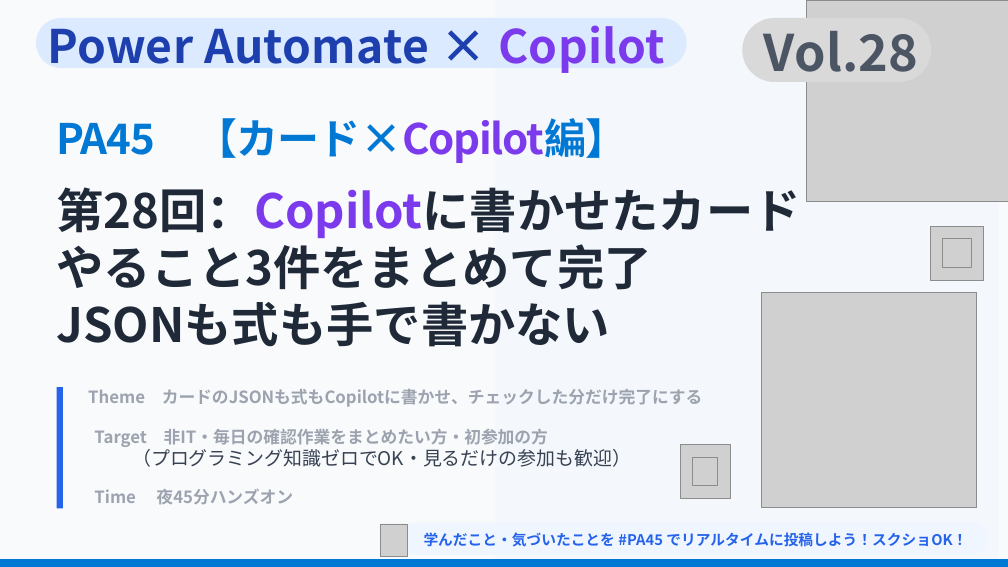
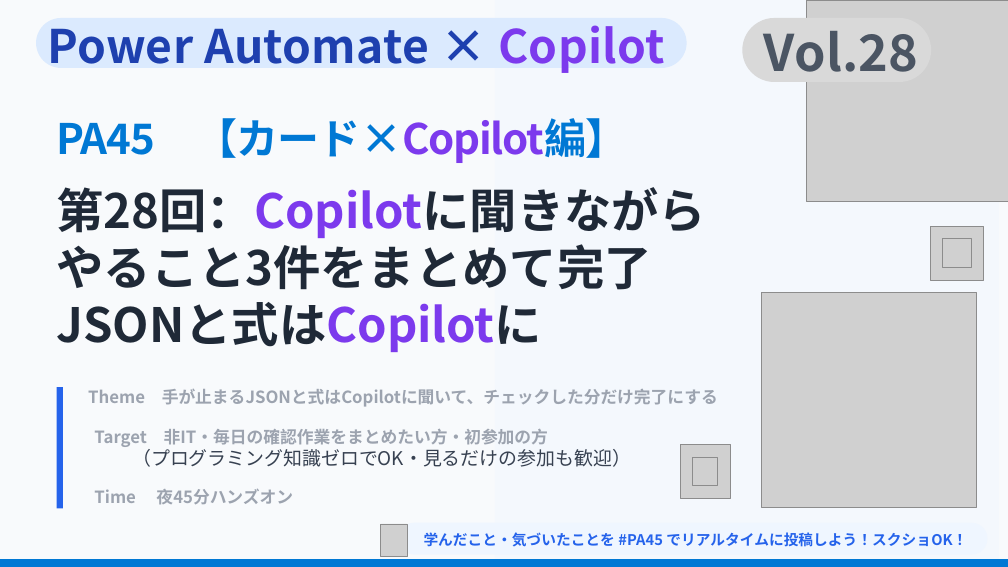
Before and after one commit to Haru-PowerPlatform/pa45, a slide deck: slide 2 of assets/connpass-eyecatch/P028_eyecatch_temp.pptx. Drawn at 1008x567 pixels with LibreOffice and Linux fonts; fonts in the diff are those of the drawing; grey boxes stand for pictures; background and template pictures are left out. Boxes give left, top, right and bottom in pixels: in the first picture for what was removed or moved away, otherwise in the second. Text is boxed around its words. In the diff, an @@ line names an element or a change of style, - is before the commit and + after.

```diff
--- a/assets/connpass-eyecatch/P028_eyecatch_temp.pptx
+++ b/assets/connpass-eyecatch/P028_eyecatch_temp.pptx
@@ text at (x1=57, y1=187, x2=706, y2=238): text changed @@
-第28回：Copilotに書かせたカード
+第28回：Copilotに聞きながら
@@ text at (x1=57, y1=302, x2=543, y2=352): text changed @@
-JSONも式も手で書かない
+JSONと式はCopilotに
@@ text at (x1=88, y1=389, x2=718, y2=407): text changed @@
-Theme カードのJSONも式もCopilotに書かせ、チェックした分だけ完了にする
+Theme 手が止まるJSONと式はCopilotに聞いて、チェックした分だけ完了にする
```
Also in this commit, not shown: 1 other file.
